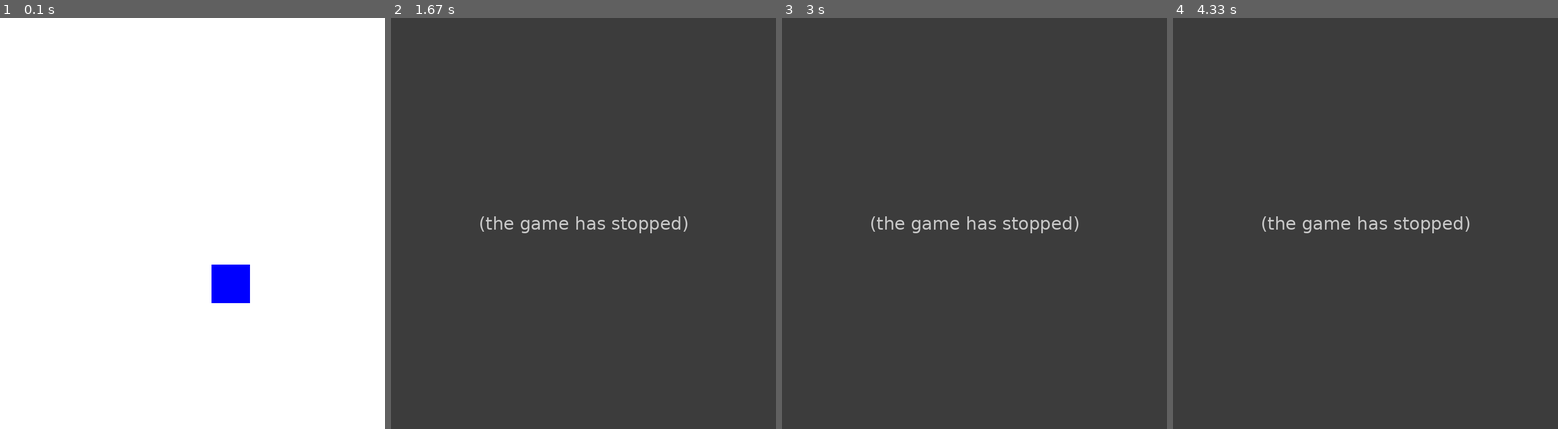
Above: before the commit, frames 1-4 (left to right).
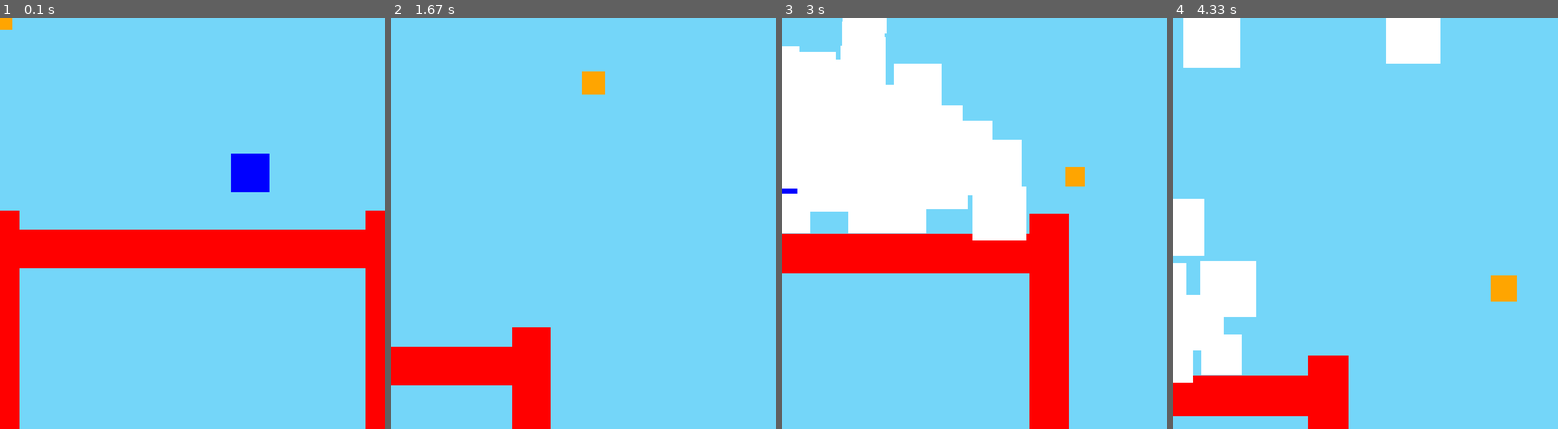
Above: after the commit, the same moments.

Repository: AchoDev/Lumina-Engine
Game: pygame game, started from test2.py
Two runs of this game, one before a commit and one after it. Both use one fixed random seed, a clock stepped at 60 frames per second and the inputs below.
Inputs (mouse positions are in pixels of both pictures, inside the frame that each line leads up to):
- Up to frame 1 (0.1 s): no input
- Up to frame 2 (1.67 s): tap A at 0.33 s; hold Right 0.67-1.13 s; hold D 0.67-1.13 s; move the mouse to (491, 227) at 0.7 s; hold Up 1.17-1.47 s; move the mouse to (641, 79) at 1.2 s; hold Right from 1.5 s (still down); hold D from 1.5 s (still down); move the mouse to (591, 83) at 1.53 s; tap E at 1.65 s
- Up to frame 3 (3 s): release Right at 1.97 s; release D at 1.97 s; hold Left 2-2.53 s; hold A 2-2.53 s; move the mouse to (978, 268) at 2.03 s; hold Down 2.57-2.87 s; move the mouse to (1074, 289) at 2.6 s; hold Left from 2.9 s (still down); hold A from 2.9 s (still down); move the mouse to (1074, 186) at 2.93 s
- Up to frame 4 (4.33 s): tap E at 3.05 s; release Left at 3.3 s; release A at 3.3 s; hold Up 3.33-3.7 s; move the mouse to (1504, 190) at 3.37 s; hold Right from 3.73 s (still down); hold D from 3.73 s (still down); move the mouse to (1500, 305) at 3.77 s

The runs differ from the first frame. In frame 1, 100% of the frame differs, in the area x 0-100%, y 0-100%; in frame 2, 100%; in frame 3, 100%; in frame 4, 100%.
Error before the commit: AttributeError: 'Rigidbody' object has no attribute 'xVel' (Rigidbody.py line 39); the game stopped at 0.33 s (later frames are placeholders)

Commit message:
rigidbody physics

Diff:
--- a/Eventloop.py
+++ b/Eventloop.py
@@ -49,7 +49,7 @@
 
         delta_time.update_delta_time()
         console.draw_console()
-        self.world.Step(1.0 / 60, 6, 2)
+        self.world.Step(delta_time.DELTA_TIME, 6, 2)
         self.world.ClearForces()
 
         pygame.display.update()
--- a/Input.py
+++ b/Input.py
@@ -1,5 +1,6 @@
 
 import pygame
+from components import Vector2
 
 key_map = {
     'left': pygame.K_LEFT,
@@ -41,3 +42,6 @@
     if(keys[key_map[key]]): return True
 
     return False
+
+def get_mouse_pos():
+    return Vector2.from_tuple(pygame.mouse.get_pos())
--- a/Scene.py
+++ b/Scene.py
@@ -8,6 +8,7 @@
 from components.Draghandler import Draghandler
 from components.Transform import Transform
 
+import delta_time
 
 from Box2D import *
 
@@ -91,14 +92,9 @@
             object.update()
 
 
+
+
         WIN.fill(self.background_color)
-        # WIN.draw_one(Square(
-        #     self.camera.transform.x,
-        #     self.camera.transform.y,
-        #     self.camera.orthographic_size,
-        #     self.camera.orthographic_size,
-        #     self.background_color),
-        #     self.camera)
 
         self.update_dimensions()
 
--- a/cls/Camera.py
+++ b/cls/Camera.py
@@ -10,3 +10,12 @@
 
     def change_ortho(self, value):
         self.orthographic_size = value
+
+    def window_to_world_position(self, pos):
+        # print(pos.x / self.transform.width * self.orthographic_size - self.transform.x)
+
+        return Transform(
+            ((pos.x - self.transform.width / 2) / self.transform.width) * self.orthographic_size - self.transform.x,
+            ((pos.y - self.transform.height / 2) / self.transform.height) * self.orthographic_size - self.transform.y,
+            0, 0,
+        )
--- a/cls/Colors.py
+++ b/cls/Colors.py
@@ -2,6 +2,11 @@
 black = (0, 0, 0)
 red = (255, 0, 0)
 green = (0, 255, 0)
+
 blue = (0, 0, 255)
+light_blue = (116, 214, 249)
+
+orange = (255, 165, 0)
+
 yellow = (255, 255, 0)
 violet = (204, 153, 255)
--- a/cls/GameObject.py
+++ b/cls/GameObject.py
@@ -14,6 +14,8 @@
         self.children = []
         self.components = []
         self.transform = self.add_component(Transform(xPos, yPos, width, height))
+
+        self.transform.set_parent(self)
 
 
     def attach_animation(self, animation):
@@ -38,7 +40,7 @@
         for component in self.components:
             if component.__class__.__name__ == name: return component
 
-        return False
+        return None
 
     def draw_children(self, window):
         for child in self.children:
--- a/cls/Window.py
+++ b/cls/Window.py
@@ -19,7 +19,9 @@
         self.width = width
         self.height = height
 
-        if init: self.win = pygame.display.set_mode((width, height), pygame.RESIZABLE, 32)
+        if init:
+            self.win = pygame.display.set_mode((width, height), pygame.RESIZABLE, 32)
+            pygame.display.set_caption('Lumina-Engine window')
         self.canvas_size = canvas_size
 
         self.current_camera = None
@@ -69,11 +71,6 @@
 
         obj.draw(self)
 
-        obj.transform.width = 0.5
-        obj.transform.height = 0.2
-
-        self.draw_rect(obj, (255, 255, 0))
-
         obj.transform.set(ot)
 
         if type(obj).__name__ == "Text":
@@ -85,13 +82,14 @@
     def draw_rect(self, obj, color, alpha=255):
         t = obj.transform
 
-        if alpha == 255:
+        if alpha == 255 and t.angle == 0:
             rect = pygame.Rect(t.x, t.y, t.width, t.height)
             pygame.draw.rect(self.win, color, rect, 2 if obj.is_hollow else 0 ,border_radius=obj.border_radius)
         else:
             s = pygame.Surface((t.width, t.height))
             s.set_alpha(alpha)
             s.fill(color)
+            s = pygame.transform.rotate(s, t.angle)
             self.win.blit(s, (t.x, t.y))
 
     def draw_transparent_square(self, obj, color, alpha):
@@ -124,6 +122,7 @@
         self.canvas_size = canvas
 
         self.win = pygame.display.set_mode(scale, pygame.RESIZABLE, 0)
+        pygame.display.set_caption('Lumina-Engine window')
 
 
     def get_ratio(self):
--- a/components/Rigidbody.py
+++ b/components/Rigidbody.py
@@ -1,8 +1,10 @@
 from .Component import Component
+from .Vector2 import Vector2
 import sys
 
+import delta_time
+
 sys.path.append("..")
-import delta_time
 
 class Rigidbody(Component):
     def __init__(self, target, static):
@@ -10,7 +12,7 @@
         self.transform = target.get_component("Transform")
         self.static = static
 
-        self.density = 5
+        self.density = 10
 
         self.b2box = None
 
@@ -21,11 +23,12 @@
             if not self.static: self.b2box = scene.physics_world.CreateDynamicBody(position=self.transform.get_position())
             else: self.b2box = scene.physics_world.CreateStaticBody(position=self.transform.get_position())
 
-            box = self.b2box.CreatePolygonFixture(box=self.transform.get_scale(), density=1, friction=0.3)
+            w = self.transform.width / 2
+            h = self.transform.height / 2
+            self.b2box.CreatePolygonFixture(box=(w, h), density=1, friction=1.3)
 
-        scene.physics_world.Step(1 / 60, 6, 2)
-        scene.physics_world.ClearForces()
 
+        self.target.transform.set_rotation_rad(self.b2box.angle)
         self.target.transform.set_position(self.b2box.position)
 
         # self.yVel += (self.gravity * self.grav_multiplier) * delta_time.DELTA_TIME
@@ -33,7 +36,23 @@
         # self.transform.x += self.xVel * delta_time.DELTA_TIME
         # self.transform.y += self.yVel * delta_time.DELTA_TIME
 
+    def move_position(self, position):
+        if(self.b2box == None): return
+        tr = self.target.transform
+        fps = delta_time.get_fps()
+        self.b2box.linearVelocity.Set((position.x - tr.x * fps), (position.y - tr.y) * fps)
+        self.b2box.position.Set(position.x, position.y)
+        # tr.set_position(position)
+        # self.b2box.setLinearVelocity.y = position.y - tr.y
 
+        # print(position.x)
+        # print(tr.x)
+
+        print(self.b2box.linearVelocity)
+
+        # print()
 
     def add_force(self, force):
         self.xVel += force / self.mass
+
+        self.b2box
--- a/components/Transform.py
+++ b/components/Transform.py
@@ -2,6 +2,7 @@
 from .Component import Component
 from .Vector2 import Vector2
 import copy
+import math
 
 class Transform(Component):
     def __init__(self, xPos, yPos, width, height):
@@ -9,6 +10,9 @@
         self.y = yPos
         self.width = width
         self.height = height
+        self.angle = 0
+
+        self.parent = None
 
     def set(self, transform):
         # self = copy.copy(transform)
@@ -18,6 +22,9 @@
         self.width = transform.width
         self.height = transform.height
 
+    def set_parent(self, parent):
+        self.parent = parent
+
     def get_position(self):
         return (self.x, self.y)
 
@@ -25,8 +32,18 @@
         return (self.width, self.height)
 
     def set_position(self, pos):
-        self.x = pos[0]
-        self.y = pos[1]
+        self.x = pos.x
+        self.y = pos.y
+
+        if(self.parent != None):
+            rb = self.parent.get_component("Rigidbody")
+
+            if(rb == None): return
+            if(rb.b2box == None): return
+            rb.b2box.position = self.get_position()
+
+    def set_rotation_rad(self, rad):
+        self.angle = rad * (180 / math.pi)
 
     def reset_position(self):
         self.x, self.y = 0
@@ -37,6 +54,8 @@
     def get_size(self):
         return self.scale
 
+
+
     def repr(self):
         return f'''\n
         pos: \n
--- a/components/Vector2.py
+++ b/components/Vector2.py
@@ -1,5 +1,5 @@
 class Vector2:
-    def __init__(self, x=0, y=0, z=0):
+    def __init__(self, x=0, y=0):
         self.x = x
         self.y = y
 
@@ -8,3 +8,7 @@
 
     def reset(self):
         self.x, self.y = 0
+
+    @classmethod
+    def from_tuple(cls, tuple):
+        return cls(tuple[0], tuple[1])
--- a/test2.py
+++ b/test2.py
@@ -4,14 +4,31 @@
 init(window_dim)
 
 scene = Scene("t")
-scene.fill("white")
+scene.fill(light_blue)
 
-b = scene.add_object(Square(1, 1, 1, 1, blue))
+b = scene.add_object(Square(-50, -2.5, 1, 1, blue))
 b.add_component(Rigidbody(b, False))
 
-b2 = scene.add_object(Square(0, 10, 10, 1, red))
+b3 = scene.add_object(Square(1.5, -1, 1, 1, blue))
+b3.add_component(Rigidbody(b3, False))
+
+b2 = scene.add_object(Square(0, 1, 10, 1, red))
 b2.add_component(Rigidbody(b2, True))
 
+ground = [
+    Square(-5, 5, 1, 10, red),
+    Square(5, 5, 1, 10, red),
+    Square(0, 10, 40, 1, red),
+]
+
+for g in ground:
+    g.add_component(Rigidbody(g, True))
+
+scene.add_multiple_objects(ground)
+
+
+mouse_collider = scene.add_object(Square(0, 0, 0.5, 0.5, orange))
+mouse_collider.add_component(Rigidbody(mouse_collider, False))
 
 # scale_up = scene.add_event(KeyEvent("e"))
 # scale_down = scene.add_event(KeyEvent("r"))
@@ -26,6 +43,9 @@
 console.watch(b2.transform, "", True)
 
 camera = scene.camera
+
+b2rb: Rigidbody = b.get_component("Rigidbody")
+b2rb.move_position(Vector2(1, 1))
 
 while True:
 
@@ -63,7 +83,23 @@
 
 
     if(get_key('a')):
-        rb: Rigidbody = b2.get_component("Rigidbody")
-        rb.add_force(10)
+        # rb: Rigidbody = b2.get_component("Rigidbody")
+        # rb.add_force(10)
+
+        # b3.add_component(Rigidbody(b3, False))
+
+        # b.add_component(Rigidbody(b, False))
+
+        new_instance = scene.add_object(Square(0, -3, 1, 1, white))
+        new_instance.add_component(Rigidbody(new_instance, False))
+
+    mouse_pos = scene.camera.window_to_world_position(get_mouse_pos())
+
+    rb = mouse_collider.get_component("Rigidbody")
+    rb.move_position(scene.camera.window_to_world_position(get_mouse_pos()))
+    # print(mouse_collider.transform.get_position())
+
+    # if(b2rb.b2box != None): print(b2rb.b2box.linearVelocity)
+
 
     scene.load()
Not shown, changed: .DS_Store
